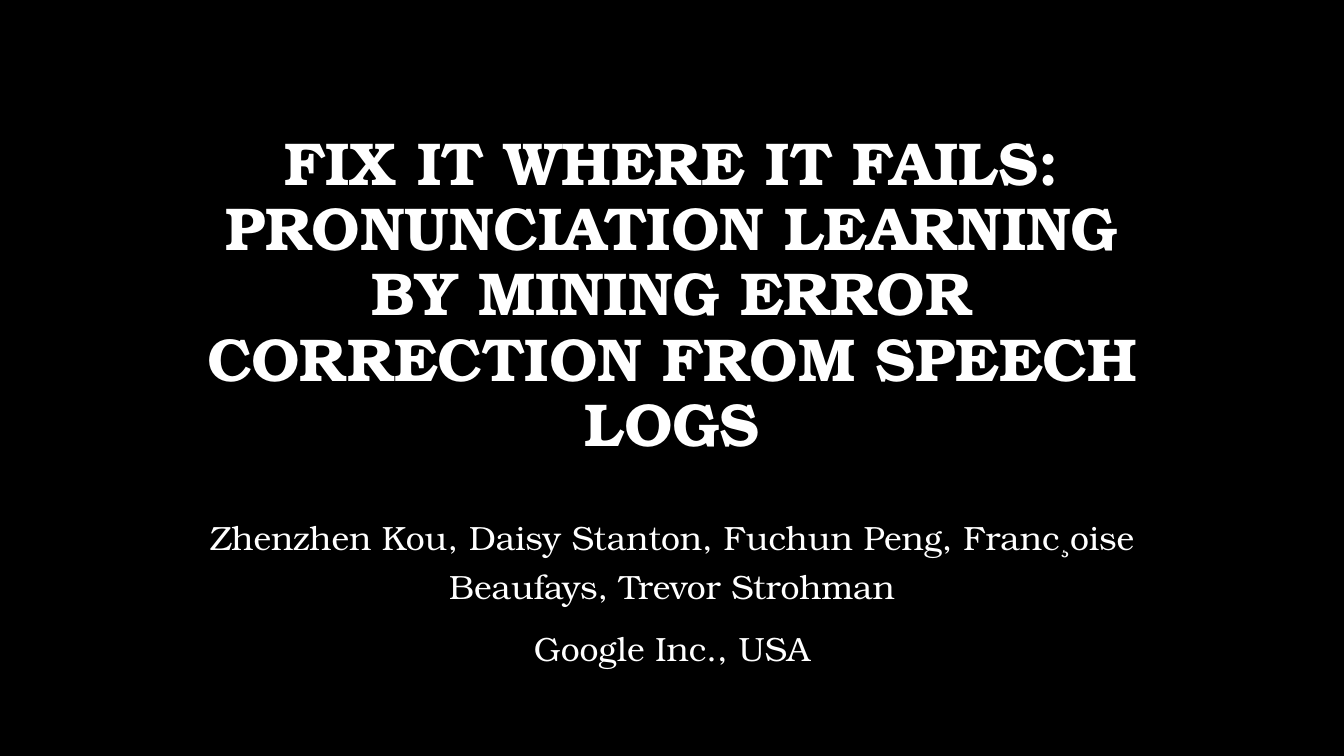
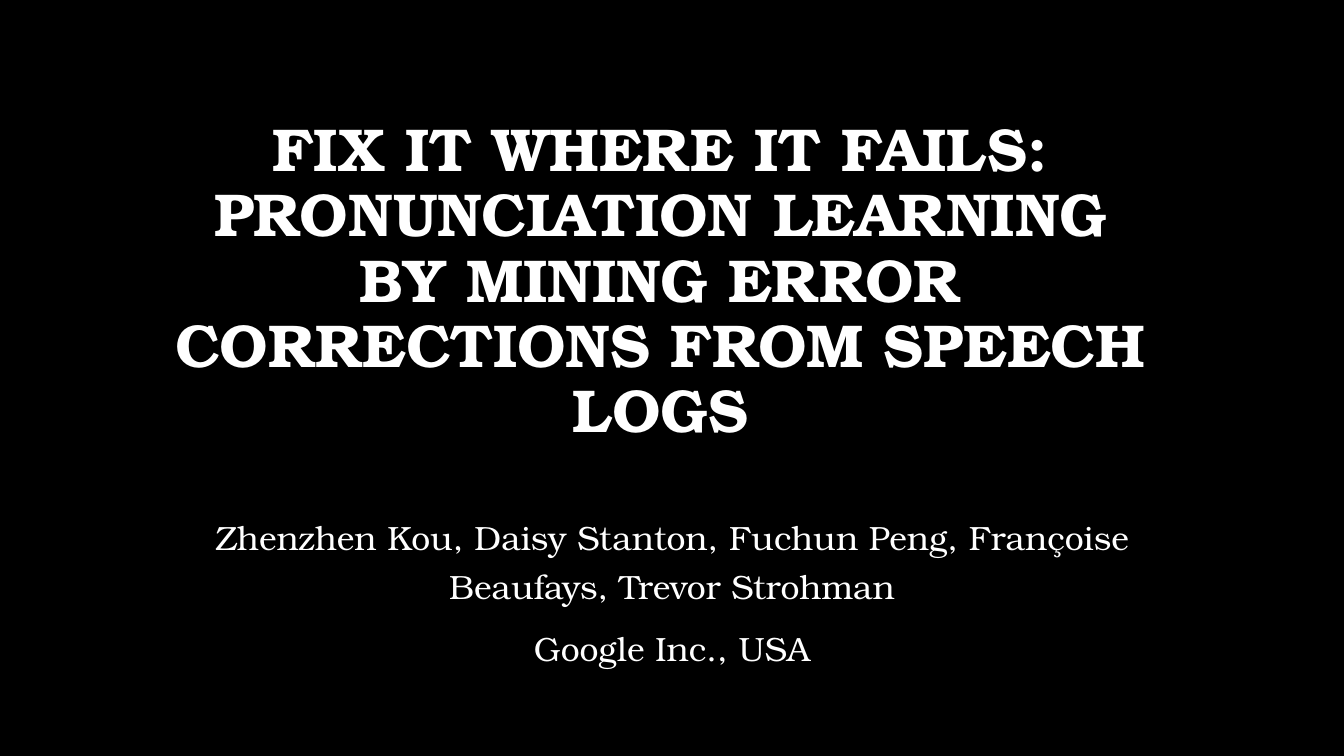
Before and after one commit to msnyde8/COSC757, a slide deck: slide 1 of Assignments/ArticleSummary/ArticleSummarySlides-MJS.pptx. Drawn at 1344x756 pixels with LibreOffice and Linux fonts; fonts in the diff are those of the drawing; background and template pictures are left out. Boxes give left, top, right and bottom in pixels: in the first picture for what was removed or moved away, otherwise in the second. Text is boxed around its words. In the diff, an @@ line names an element or a change of style, - is before the commit and + after.

```diff
--- a/Assignments/ArticleSummary/ArticleSummarySlides-MJS.pptx
+++ b/Assignments/ArticleSummary/ArticleSummarySlides-MJS.pptx
@@ title "FIX IT WHERE IT FAILS: ..." at bbox=[175, 129, 1145, 433]: vertical alignment bottom to middle @@
@@ title at bbox=[175, 129, 1145, 433]: text changed @@
-FIX IT WHERE IT FAILS: PRONUNCIATION LEARNING BY MINING ERROR CORRECTION FROM SPEECH LOGS
+FIX IT WHERE IT FAILS: PRONUNCIATION LEARNING BY MINING ERROR CORRECTIONS FROM SPEECH LOGS
@@ subtitle at bbox=[215, 526, 1129, 607]: text changed @@
-Zhenzhen Kou, Daisy Stanton, Fuchun Peng, Franc¸oise Beaufays, Trevor Strohman
+Zhenzhen Kou, Daisy Stanton, Fuchun Peng, Françoise Beaufays, Trevor Strohman
```
Also in this commit, not shown: 8 slides added, 4 slides removed, 1 other file.
